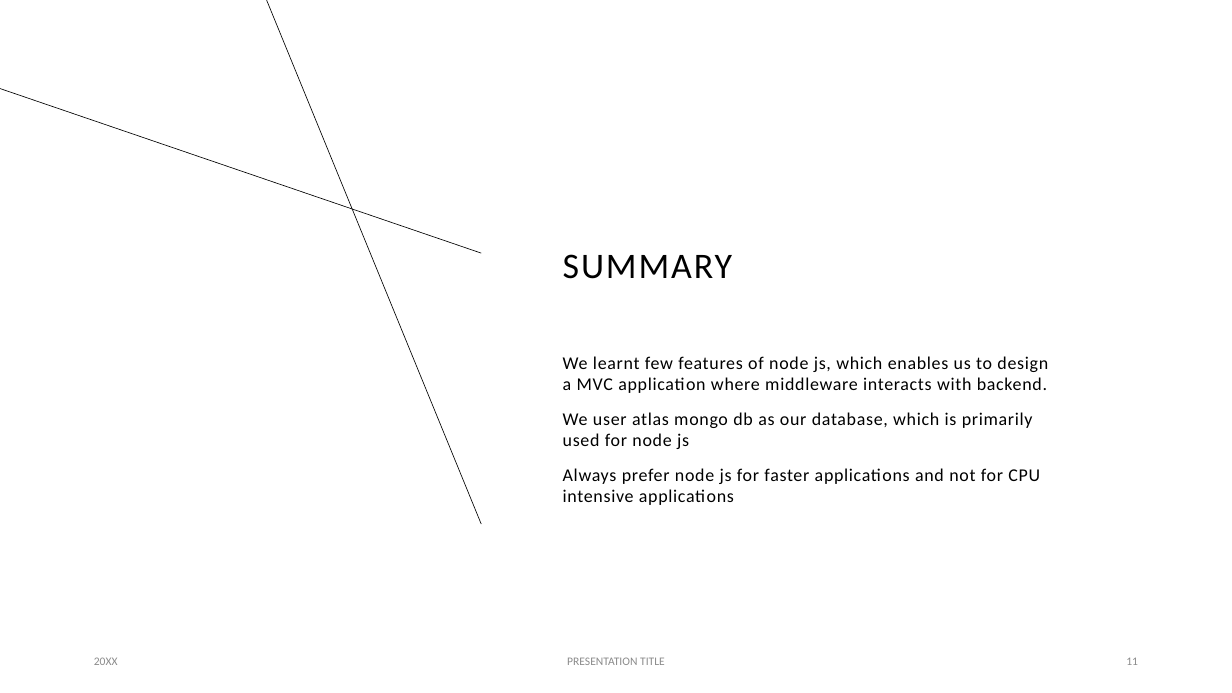
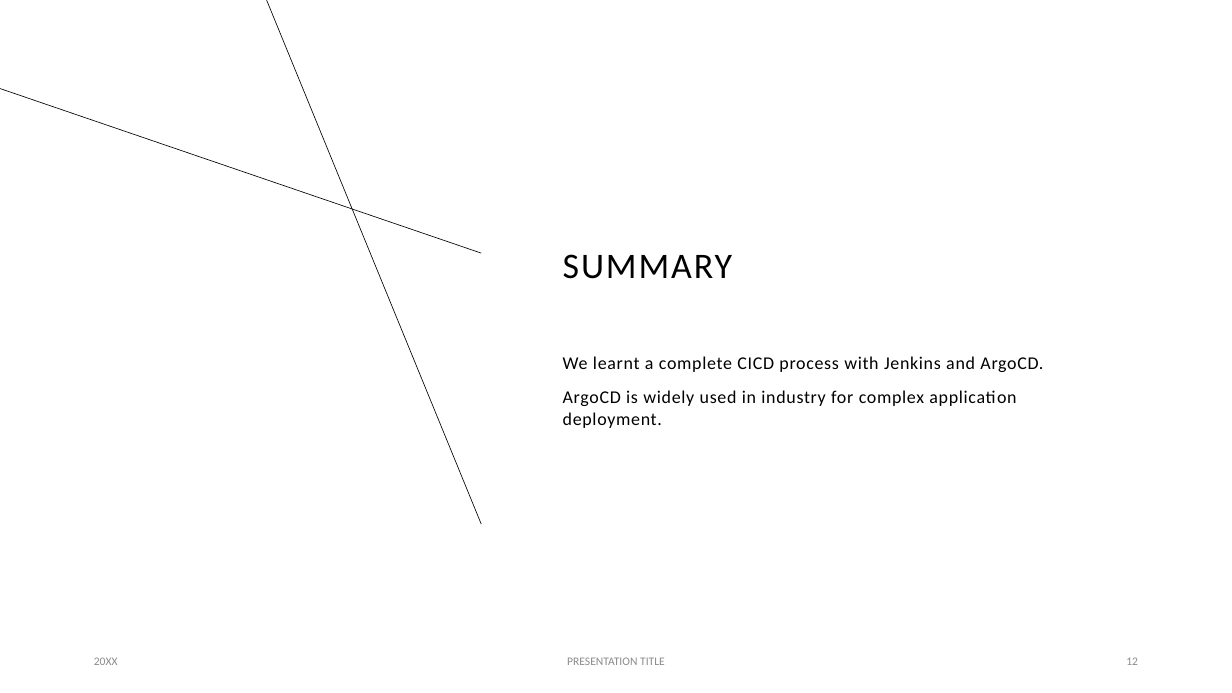
Before and after one commit to yamini-nagellaa/k8-ocp-argo-all, a slide deck: slide 12 of argo_learnings.pptx (slide 11 before the commit). Drawn at 1232x693 pixels with LibreOffice and Linux fonts; fonts in the diff are those of the drawing. Boxes give left, top, right and bottom in pixels: in the first picture for what was removed or moved away, otherwise in the second. Text is boxed around its words. In the diff, an @@ line names an element or a change of style, - is before the commit and + after.

Commit message:
argo

```diff
--- a/argo_learnings.pptx
+++ b/argo_learnings.pptx
@@ text at (x1=563, y1=356, x2=1043, y2=428): text changed @@
-We learnt few features of node js, which enables us to design a MVC application where middleware interacts with backend.
-We user atlas mongo db as our database, which is primarily used for node js
-Always prefer node js for faster applications and not for CPU intensive applications
+We learnt a complete CICD process with Jenkins and ArgoCD.
+ArgoCD is widely used in industry for complex application deployment.
```
Also in this commit, not shown: 1 other slide changed, 2 slides added, 1 slide removed.
